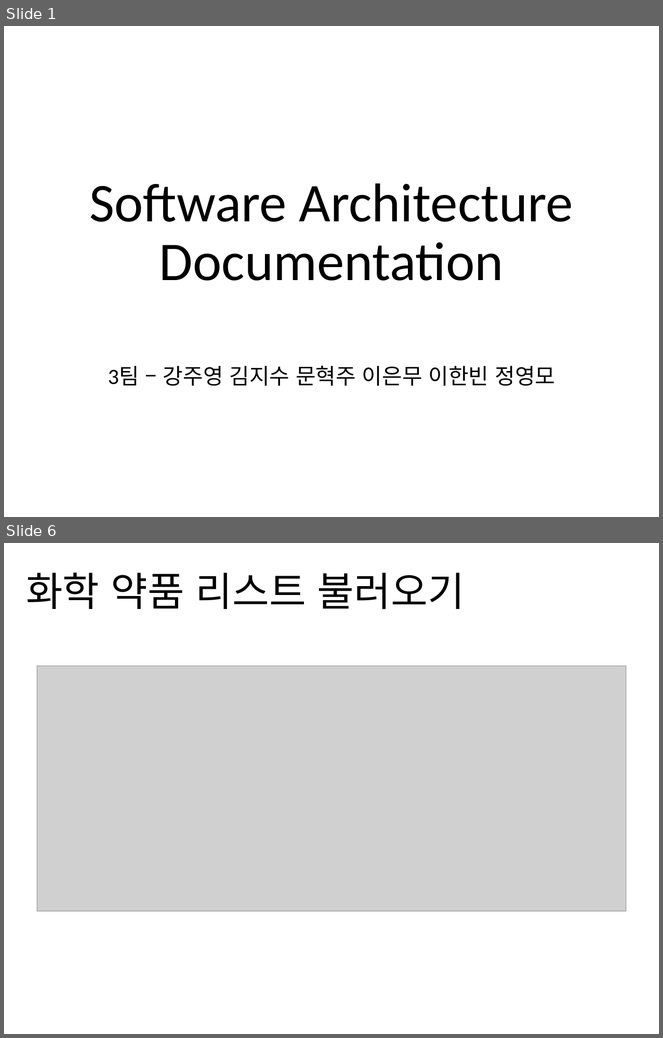
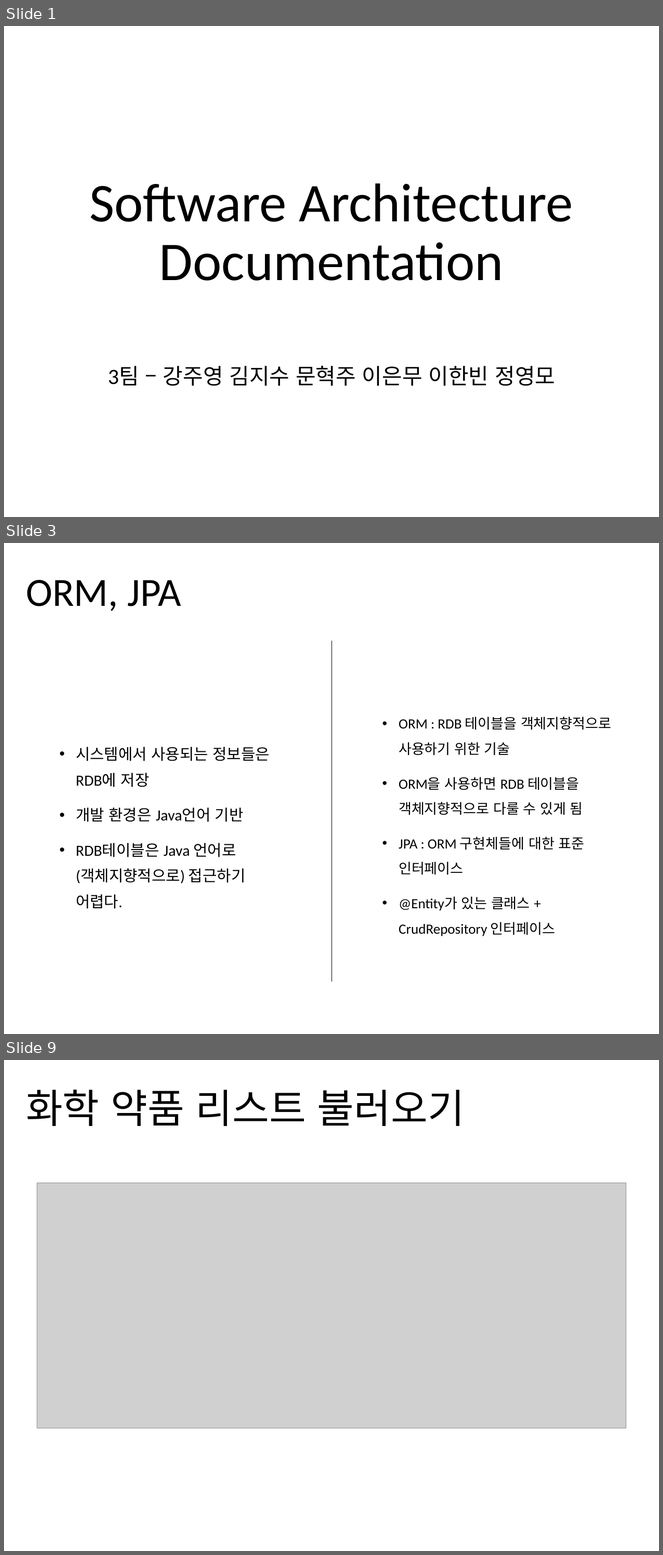
Before and after one commit to jisukim97/ChemicalManagementApplication, a slide deck: Document/2_Software Architect Documentation/Software Architecture Documentation 1.0.pptx. Shown one above the other, each under a label of ours: slides 1 and 6 before the commit, slides 1, 3 and 9 after it; the slides between them are not shown. The pictures are 663x1038 and 663x1555 pixels, drawn with LibreOffice and Linux fonts; fonts in the diff are those of the drawing; grey boxes stand for pictures. Boxes give left, top, right and bottom in pixels: in the first picture for what was removed or moved away, otherwise in the second. Text is boxed around its words. In the diff, an @@ line names an element or a change of style, - is before the commit and + after.

```diff
--- a/Document/2_Software Architect Documentation/Software Architecture Documentation 1.0.pptx
+++ b/Document/2_Software Architect Documentation/Software Architecture Documentation 1.0.pptx
@@ slide 3 added at (4, 543, 659, 1034), background #FFFFFF @@
@@ title added at (26, 580, 181, 611), 44 pt, text #000000 @@
+ORM, JPA
@@ line added from (332, 641) to (332, 982), #000000 0.5 pt @@
@@ text added at (399, 717, 612, 937), 15.5 pt, text #000000 @@
+• ORM : RDB 테이블을 객체지향적으로 사용하기 위한 기술
+• ORM을 사용하면 RDB 테이블을 객체지향적으로 다룰 수 있게 됨
+• JPA : ORM 구현체들에 대한 표준 인터페이스
+• @Entity가 있는 클래스 + CrudRepository 인터페이스
@@ text added at (76, 747, 270, 909), 17 pt, text #000000 @@
+• 시스템에서 사용되는 정보들은 RDB에 저장
+• 개발 환경은 Java언어 기반
+• RDB테이블은 Java 언어로(객체지향적으로) 접근하기 어렵다.
@@ what was slide 6 is now slide 9 @@
```
Also in this commit, not shown: 5 slides changed, 3 other slides added, 1 slide removed, 4 other files.
